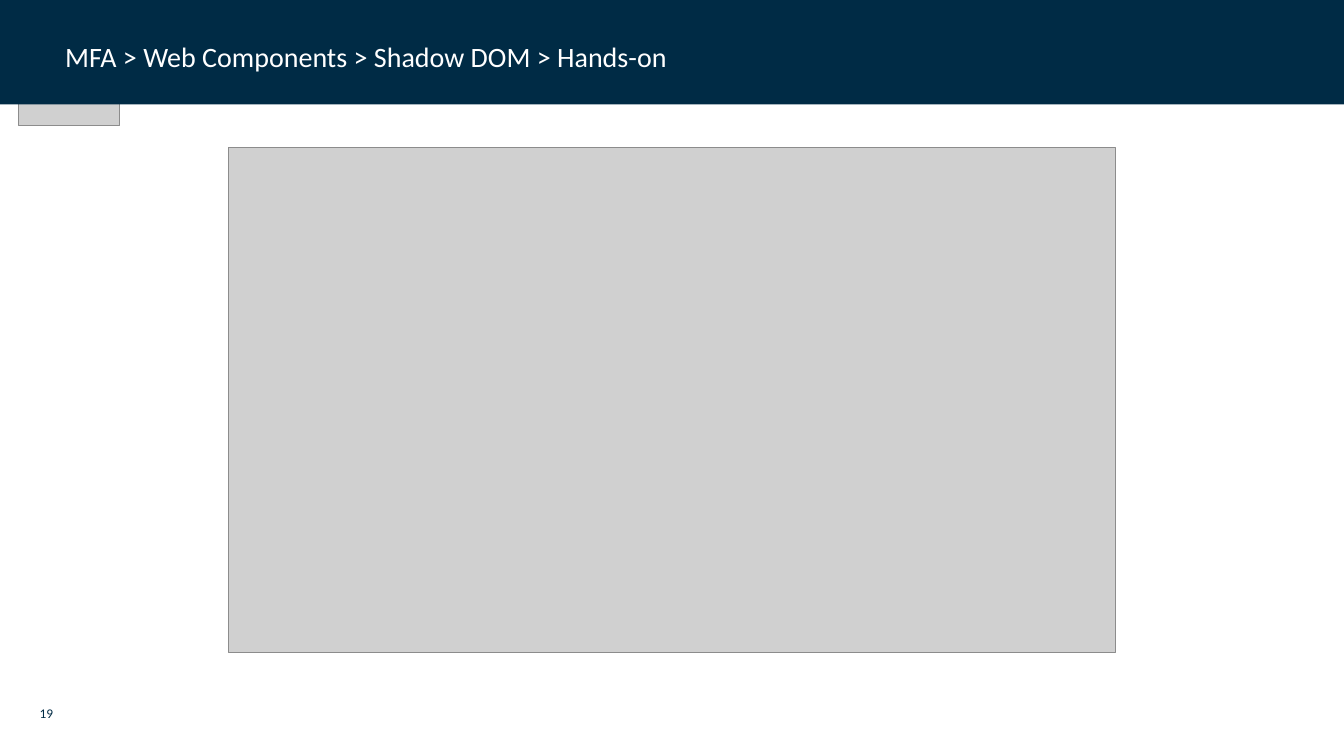
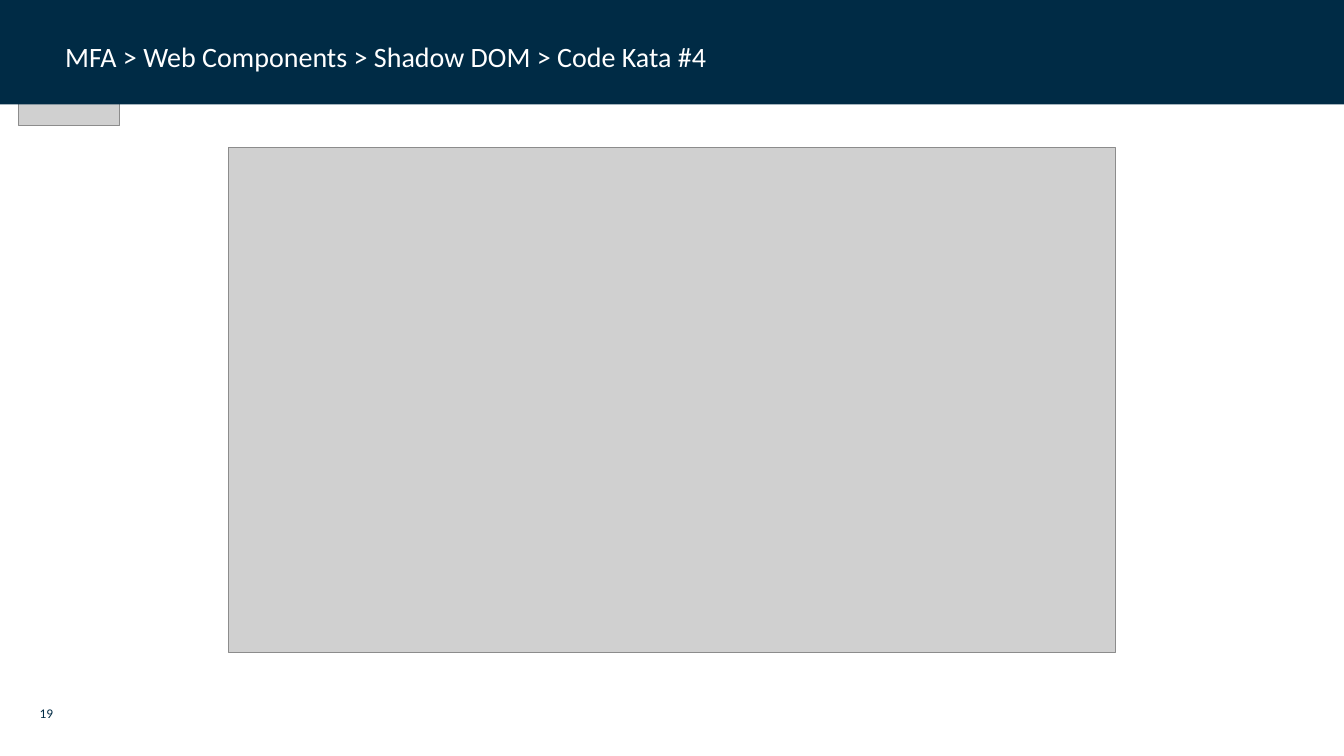
Before and after one commit to dfds/dojo, a slide deck: slide 19 of workshops/micro-frontend-architecture-deep-dive/micro_frontend_architecture_deep_dive.pptx. Drawn at 1344x756 pixels with LibreOffice and Linux fonts; fonts in the diff are those of the drawing; grey boxes stand for pictures; background and template pictures are left out. Boxes give left, top, right and bottom in pixels: in the first picture for what was removed or moved away, otherwise in the second. Text is boxed around its words. In the diff, an @@ line names an element or a change of style, - is before the commit and + after.

```diff
--- a/workshops/micro-frontend-architecture-deep-dive/micro_frontend_architecture_deep_dive.pptx
+++ b/workshops/micro-frontend-architecture-deep-dive/micro_frontend_architecture_deep_dive.pptx
@@ text at <box>65,47,706,72</box>: text changed @@
-MFA > Web Components > Shadow DOM > Hands-on
+MFA > Web Components > Shadow DOM > Code Kata #4
```
Also in this commit, not shown: 3 other slides changed, 3 other files.
